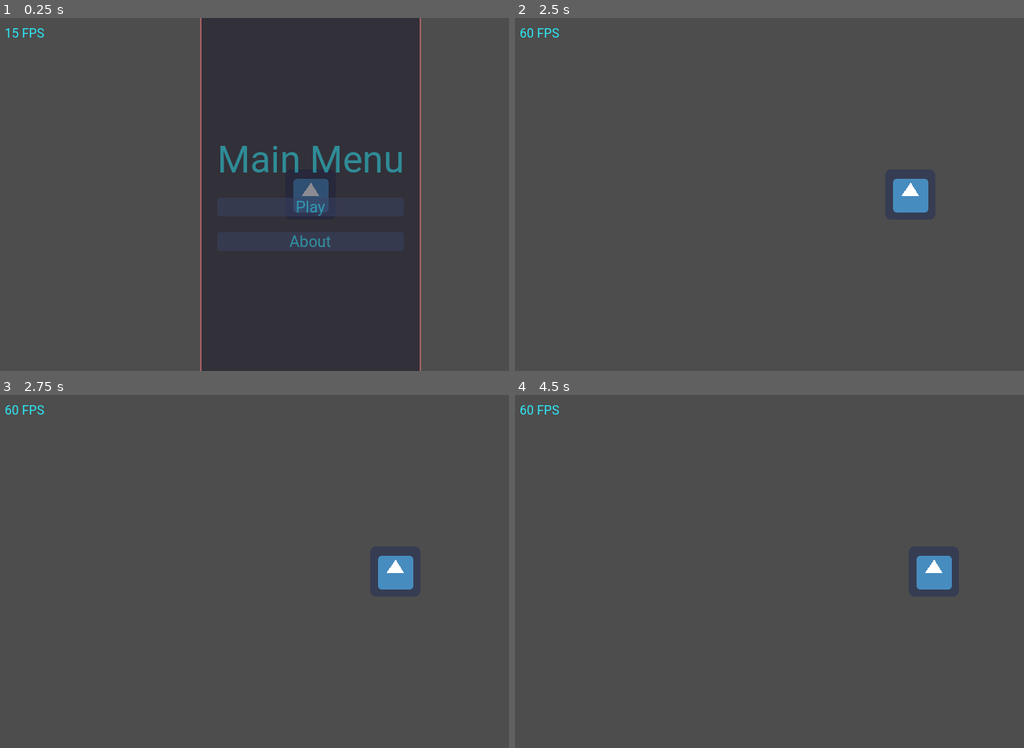
Above: before the commit, frames 1-4 (two rows, left to right).
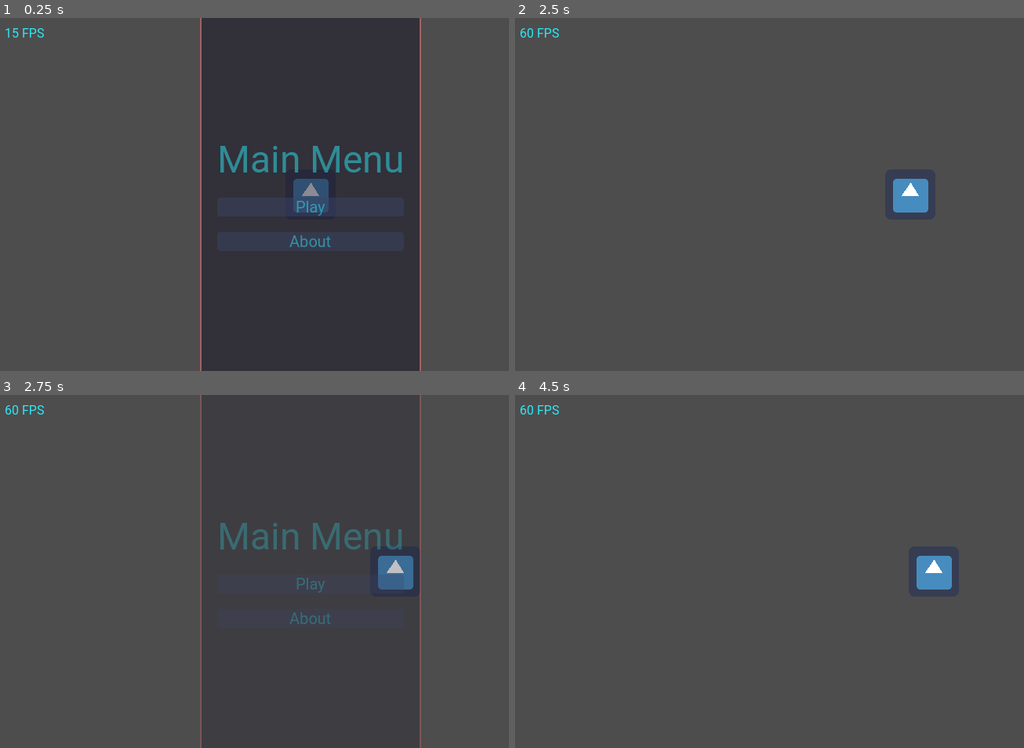
Above: after the commit, the same moments.

Repository: Bloodyaugust/godot-template
Game: Godot game, scene res://scenes/main.tscn
The game is run twice, just before and just after one commit, with the same random seed, the same clock (stepped at 60 frames per second) and the same inputs. The engine's default icon, where the game draws it, is replaced by a stand-in: a white triangle on a blue panel in a dark square.
Inputs (mouse positions are in pixels of both pictures, inside the frame that each line leads up to):
- Up to frame 1 (0.25 s): no input
- Up to frame 2 (2.5 s): click "About" at 0.5 s; tap Enter at 1.25 s; move the mouse to (962, 176) at 1.27 s; hold D (move_right) 1.28-2 s; click (962, 176) at 1.42 s; click "Main Menu" at 2 s
- Up to frame 3 (2.75 s): no input
- Up to frame 4 (4.5 s): click (825, 585) at 2.75 s, where only the run after the commit has a clickable "Play"; tap Space at 3.5 s; drag from (698, 589) to (794, 642) at 3.52 s; tap Enter at 4.25 s; move the mouse to (886, 493) at 4.27 s; hold D (move_right) from 4.28 s (still down)

Frames 1-2 are identical in both runs. In frame 3, 2.2% of the frame differs, in the area x 39-83%, y 0-100%; in frame 4, nothing differs.

Commit message:
Minor refactors, bugfixes, documentation

Diff:
--- a/autoloads/Store.gd
+++ b/autoloads/Store.gd
@@ -1,15 +1,47 @@
 extends Node
+## The store is a central place to store data, and emit a signal when that data changes.
+##
+## This autoload implements a pattern similar to Redux from the React world. It makes it easy to
+## store global state, and respond to changes in that state. Using set_state will emit the
+## state_changed signal, allowing other dependents to know when the relevant key changes.
+## Out of the box, ViewController uses this to switch between the primary views that are children
+## of UIRoot in the main scene.
 
 const PersistentStore := preload("res://scripts/classes/PersistentStore.gd")
 
+## Emitted when set_state is used to change the value of a key, passing the key changed and the new
+## state. In most cases, should be used with a match statement on the state_key.
 signal state_changed(state_key, substate)
 
 var persistent_store: Resource
-var state: Dictionary = {"client_view": ViewController.CLIENT_VIEWS.NONE, "game": "", "debug": true}
+## The dictionary that stores the state manipulated by set_state.
+##
+## This state is public because there are cases where you want to read some subset of the state
+## outside of the state_changed signal. In the _vast_ majority of cases, this should not be
+## manipulated directly. Use set_state instead. For complex operations, prepare your new state
+## locally, and then use set_state. If you must manipulate directly, ensure you call set_state
+## for each key mutated, and pass the current value for that key.
+var state: Dictionary
+
+## state is initialized with this value at _init by default.
+##
+## Useful if you need to reset_store, or reset some part of your state to an initial value. In those
+## cases, never pass a reference to _initial_state or some subset, _always_ use duplicate.
+var _initial_state: Dictionary = {
+	"client_view": ViewController.CLIENT_VIEWS.NONE,
+	"game": GameConstants.GAME_OVER,
+	"debug": OS.has_feature("editor")
+}
+
+
+func reset_store() -> void:
+	state = _initial_state.duplicate(true)
 
 
 func start_game() -> void:
-	ViewController.set_client_view(ViewController.CLIENT_VIEWS.NONE)
+	var _view_tween: Tween = ViewController.set_client_view(ViewController.CLIENT_VIEWS.NONE)
+
+	await _view_tween.finished
 	set_state("game", GameConstants.GAME_STARTING)
 
 
@@ -18,23 +50,27 @@
 		print("Failed to save persistent store")
 
 
+## The main way to mutate the state of the store. By passing a state key and the new value, you set
+## not only set that key to a new value, but state_changed is emitted, so dependents of that key
+## can respond to changes.
 func set_state(state_key: String, new_state) -> void:
+	print("State changing: ", state_key, " - ", state[state_key], " -> ", new_state)
 	state[state_key] = new_state
-	emit_signal("state_changed", state_key, state[state_key])
-	print("State changed: ", state_key, " -> ", state[state_key])
+	state_changed.emit(state_key, state[state_key])
+
+
+func _init():
+	reset_store()
 
 
 func _initialize():
-	set_state("game", GameConstants.GAME_OVER)
-
 	(
 		(func(): ViewController.set_client_view(
 			(
 				ViewController.CLIENT_VIEWS.SPLASH
 				if !state.debug
 				else ViewController.CLIENT_VIEWS.MAIN_MENU
-			),
-			ViewController.TRANSITION_TYPES.FADE
+			)
 		))
 		. call_deferred()
 	)
--- a/autoloads/ViewController.gd
+++ b/autoloads/ViewController.gd
@@ -16,51 +16,55 @@
 }
 
 var view_instances: Dictionary = {}
+var view_transitions: Dictionary = {}
 
-var _last_transition_type: TRANSITION_TYPES = TRANSITION_TYPES.SLIDE
+@onready var _ui_root: CanvasLayer = get_tree().get_root().find_child("UIRoot", true, false)
 
 
-func register_view(view: CLIENT_VIEWS, instance: Control) -> void:
+func register_view(
+	view: CLIENT_VIEWS, instance: Control, transition_type: TRANSITION_TYPES
+) -> void:
 	view_instances[view] = instance
+	view_transitions[view] = transition_type
+	view_transitions[instance] = transition_type
 
 
-func set_client_view(
-	view: CLIENT_VIEWS, transition: TRANSITION_TYPES = TRANSITION_TYPES.SLIDE
-) -> void:
-	var _old_instance: CLIENT_VIEWS = Store.state.client_view
+func set_client_view(view: CLIENT_VIEWS) -> Tween:
 	var _view_tween: Tween = get_tree().create_tween().set_trans(Tween.TRANS_QUAD)
+	if GDUtil.reference_safe(_ui_root):
+		var _old_instance: CLIENT_VIEWS = Store.state.client_view
 
-	if _old_instance != CLIENT_VIEWS.NONE:
-		match _last_transition_type:
-			TRANSITION_TYPES.SLIDE:
-				_view_tween.tween_property(
-					view_instances[_old_instance],
-					"position",
-					Vector2(0, -get_viewport().get_visible_rect().size.y),
-					0.5
-				)
+		if _old_instance != CLIENT_VIEWS.NONE:
+			match view_transitions[_old_instance]:
+				TRANSITION_TYPES.SLIDE:
+					_view_tween.tween_property(
+						view_instances[_old_instance],
+						"position",
+						Vector2(0, -get_viewport().get_visible_rect().size.y),
+						0.5
+					)
 
-			TRANSITION_TYPES.FADE:
-				_view_tween.tween_property(
-					view_instances[_old_instance], "modulate", Color.TRANSPARENT, 0.5
-				)
+				TRANSITION_TYPES.FADE:
+					_view_tween.tween_property(
+						view_instances[_old_instance], "modulate", Color.TRANSPARENT, 0.5
+					)
 
-		_view_tween.tween_callback(func(): view_instances[_old_instance].visible = false)
+			_view_tween.tween_callback(func(): view_instances[_old_instance].visible = false)
 
-	Store.set_state("client_view", view)
+		Store.set_state("client_view", view)
 
-	if view != CLIENT_VIEWS.NONE:
-		view_instances[view].visible = true
+		if view != CLIENT_VIEWS.NONE:
+			view_instances[view].visible = true
 
-		match transition:
-			TRANSITION_TYPES.SLIDE:
-				view_instances[view].position = Vector2(
-					0, -get_viewport().get_visible_rect().size.y
-				)
-				_view_tween.tween_property(view_instances[view], "position", Vector2(0, 0), 0.5)
+			match view_transitions[view]:
+				TRANSITION_TYPES.SLIDE:
+					view_instances[view].position = Vector2(
+						0, -get_viewport().get_visible_rect().size.y
+					)
+					_view_tween.tween_property(view_instances[view], "position", Vector2(0, 0), 0.5)
 
-			TRANSITION_TYPES.FADE:
-				view_instances[view].modulate = Color.TRANSPARENT
-				_view_tween.tween_property(view_instances[view], "modulate", Color.WHITE, 0.5)
+				TRANSITION_TYPES.FADE:
+					view_instances[view].modulate = Color.TRANSPARENT
+					_view_tween.tween_property(view_instances[view], "modulate", Color.WHITE, 0.5)
 
-		_last_transition_type = transition
+	return _view_tween
--- a/lib/util/GDUtil.gd
+++ b/lib/util/GDUtil.gd
@@ -1,4 +1,10 @@
 extends Node
+class_name GDUtil
+## A collection of common operations on nodes, such as queue_free()-ing all children of a node,
+## checking if a reference is safe to use, and various math/tile utilities.
+##
+## All methods of this class are static, so it should never be instantiated. This allows you to use
+## its functionality anywhere, without autoloads.
 
 
 static func centroid(points: Array) -> Vector2:
@@ -15,24 +21,33 @@
 	return _centroid
 
 
+## free() all children of the passed node.
 static func free_children(node):
 	for n in node.get_children():
 		n.free()
 
 
+## queue_free() all children of the passed node.
 static func queue_free_children(node):
 	for n in node.get_children():
 		n.queue_free()
 
 
-static func reference_safe(node: Node) -> bool:
-	return node != null && !node.is_queued_for_deletion() && is_instance_valid(node)
+## Checks if the argument is null, queued for deletion, and a valid instance.
+##
+## Use this function when you want to do work with a reference that may at some point be freed, or
+## may be initialized to null. The argument is typed as Variant to avoid errors when passing null,
+## but this function should only be used for types that inherit from Object (which is everything
+## that can be freed).
+static func reference_safe(object: Variant) -> bool:
+	return object != null && !object.is_queued_for_deletion() && is_instance_valid(object)
 
 
 static func tilemap_global_cell_position(tilemap: TileMap, position: Vector2) -> Vector2:
 	return tilemap.to_global(tilemap.map_to_world(tilemap.world_to_map(tilemap.to_local(position))))
 
 
+## Returns all files in a directory. Useful for data-driven games.
 static func load_directory(directory_path: String) -> Array[Variant]:
 	var _directory: DirAccess = DirAccess.open(directory_path)
 	var _paths: Array[String] = []
--- a/project.godot
+++ b/project.godot
@@ -18,7 +18,6 @@
 [autoload]
 
 Store="*res://autoloads/Store.gd"
-GDUtil="*res://lib/util/GDUtil.gd"
 ClientConstants="*res://constants/ClientConstants.gd"
 GameConstants="*res://constants/GameConstants.gd"
 ViewController="*res://autoloads/ViewController.gd"
--- a/views/About.gd
+++ b/views/About.gd
@@ -10,4 +10,6 @@
 func _ready():
 	_main_menu_button.connect("pressed", self._on_main_menu_button_pressed)
 
-	ViewController.register_view(ViewController.CLIENT_VIEWS.ABOUT, self)
+	ViewController.register_view(
+		ViewController.CLIENT_VIEWS.ABOUT, self, ViewController.TRANSITION_TYPES.SLIDE
+	)
--- a/views/MainMenu.gd
+++ b/views/MainMenu.gd
@@ -16,4 +16,6 @@
 	_about_button.connect("pressed", self._on_about_button_pressed)
 	_play_button.connect("pressed", self._on_play_button_pressed)
 
-	ViewController.register_view(ViewController.CLIENT_VIEWS.MAIN_MENU, self)
+	ViewController.register_view(
+		ViewController.CLIENT_VIEWS.MAIN_MENU, self, ViewController.TRANSITION_TYPES.FADE
+	)
--- a/views/Splash.gd
+++ b/views/Splash.gd
@@ -4,7 +4,9 @@
 
 
 func _ready():
-	ViewController.register_view(ViewController.CLIENT_VIEWS.SPLASH, self)
+	ViewController.register_view(
+		ViewController.CLIENT_VIEWS.SPLASH, self, ViewController.TRANSITION_TYPES.FADE
+	)
 
 	_skipped = Store.state.debug
 
@@ -16,6 +18,7 @@
 
 
 func _unhandled_input(event):
-	if event is InputEventKey && !event.pressed && event.keycode == KEY_ESCAPE:
-		_skipped = true
-		ViewController.set_client_view(ViewController.CLIENT_VIEWS.MAIN_MENU)
+	if visible:
+		if event is InputEventKey && !event.pressed && event.keycode == KEY_ESCAPE:
+			_skipped = true
+			ViewController.set_client_view(ViewController.CLIENT_VIEWS.MAIN_MENU)
